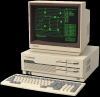
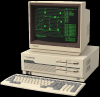
The second 100px x 97px image is a revision of the first. Changes to its layers:
painted on "computer_for_ascii.jpg" over [32, 0, 57, 2]
